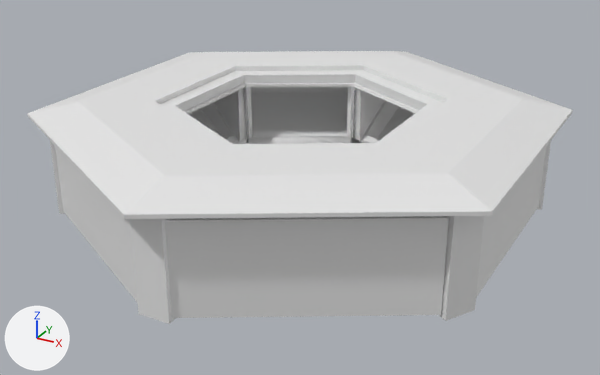
One commit to the FBX model Arena.fbx: the scene before it, then after it.
The view is the same before and after, from a 50 mm lens placed at (48.5, -88.6, 46.6), pointed at (0.6, -1.6, 3.1). The lights are fixed; the arrows at lower left show +X, +Y and +Z. The first picture is the older version. Where no turn or scale is listed for an object, it has been applied to the vertices.
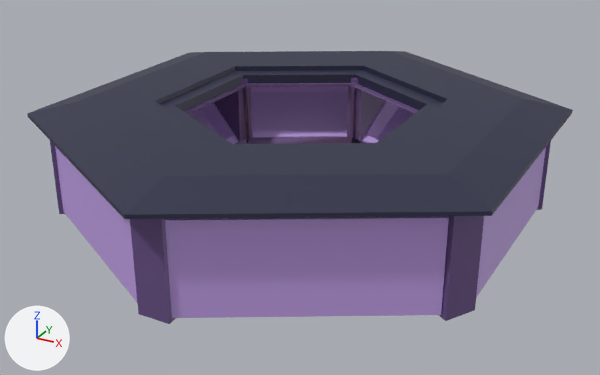
Commit message: Added arena to my scene

Where the newer file only moved an object's origin or applied its transform, the numbers keep the older frame.

Location of each change, [x1, y1, x2, y2] in pixels of the pictures (600 x 375 px):
'Cylinder.001', recoloured (white to dark blue)
    both: [27, 51, 573, 219]
'TRIBUNES', recoloured (white to purple)
    both: [55, 87, 546, 318]
part 1 of me_cylinder, recoloured (white to purple)
    both: [184, 83, 419, 144]

Diff of the bpy script that builds the scene:
```diff
--- a/Arena.fbx.py
+++ b/Arena.fbx.py
@@ mat_material @@
+mat_material = principled_material('Material')
+mat_material.base_color = (0.537, 0.351, 0.8)  # purple #c2a0e7
@@ mat_roof @@
+mat_roof = principled_material('Roof')
+mat_roof.base_color = (0.0233, 0.026, 0.0622)  # dark blue #2a2d47
@@ mat_ground @@
+mat_ground = principled_material('Ground')
+mat_ground.base_color = (0.621, 0.371, 0.097)  # orange #cfa458
+mat_ground.roughness = 1.0
@@ mat_pillars @@
+mat_pillars = principled_material('Pillars')
+mat_pillars.base_color = (0.137, 0.076, 0.231)  # purple #674e84
@@ me_cube_006 @@
 me_cube_006.from_pydata(...)  # 120 vertices, 108 faces; spans x -49.9..6.1, y -30.5..32.0, z 0.0..11.1
+me_cube_006.materials.append(mat_material)  # purple #c2a0e7
@@ me_cylinder_001 @@
 me_cylinder_001.from_pydata(...)  # 42 vertices, 42 faces; spans x -30.1..30.1, y -34.7..34.7, z -1.0..1.0
+me_cylinder_001.materials.append(mat_roof)  # dark blue #2a2d47
@@ me_cylinder @@
 # used by ob_cylinder; location = (0.0, 0.0, 0.0)
-me_cylinder.from_pydata(...)  # 239 vertices, 269 faces; spans x -13.8..13.8, y -15.9..15.9, z 0.0..12.6
+me_cylinder.from_pydata(...)  # 193 vertices, 216 faces; spans x -13.8..13.8, y -15.9..15.9, z 0.0..12.6
+# me_cylinder part 1: 138 faces spanning x -13.8..13.8, y -15.9..15.9, z 0.0..12.6 switch from no material to mat_pillars (purple #674e84)
+# edits to the shape of me_cylinder do not show in these pictures
+me_cylinder.materials.append(mat_ground)  # orange #cfa458
```
